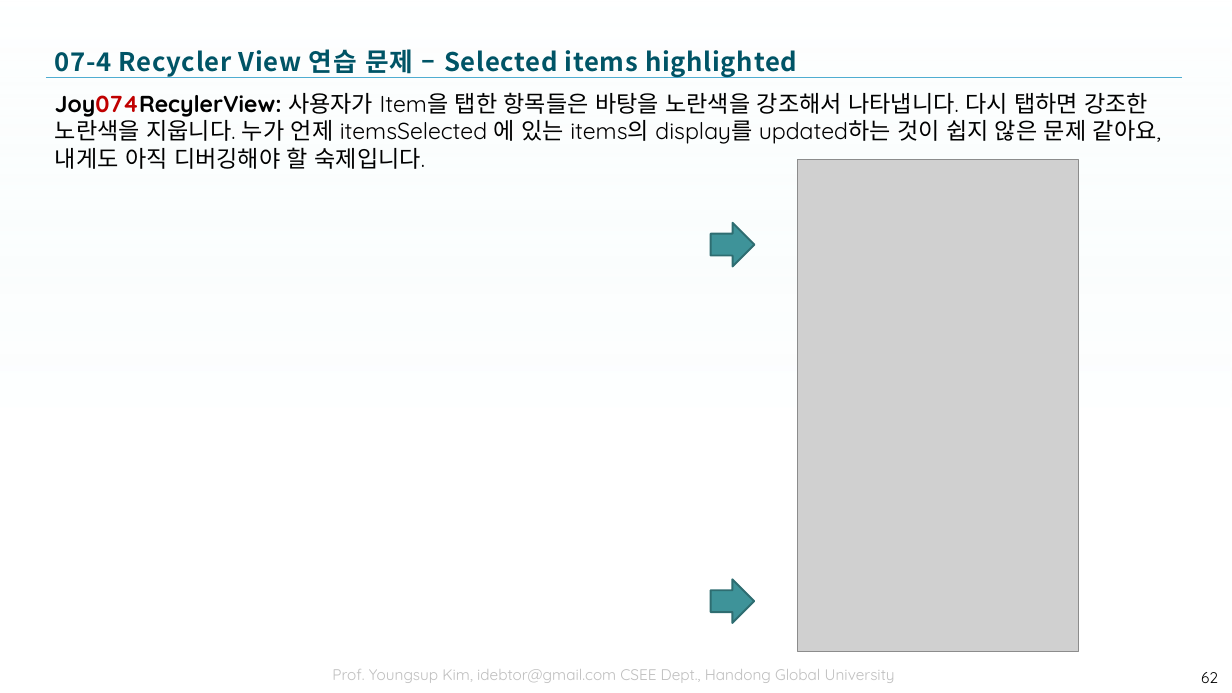
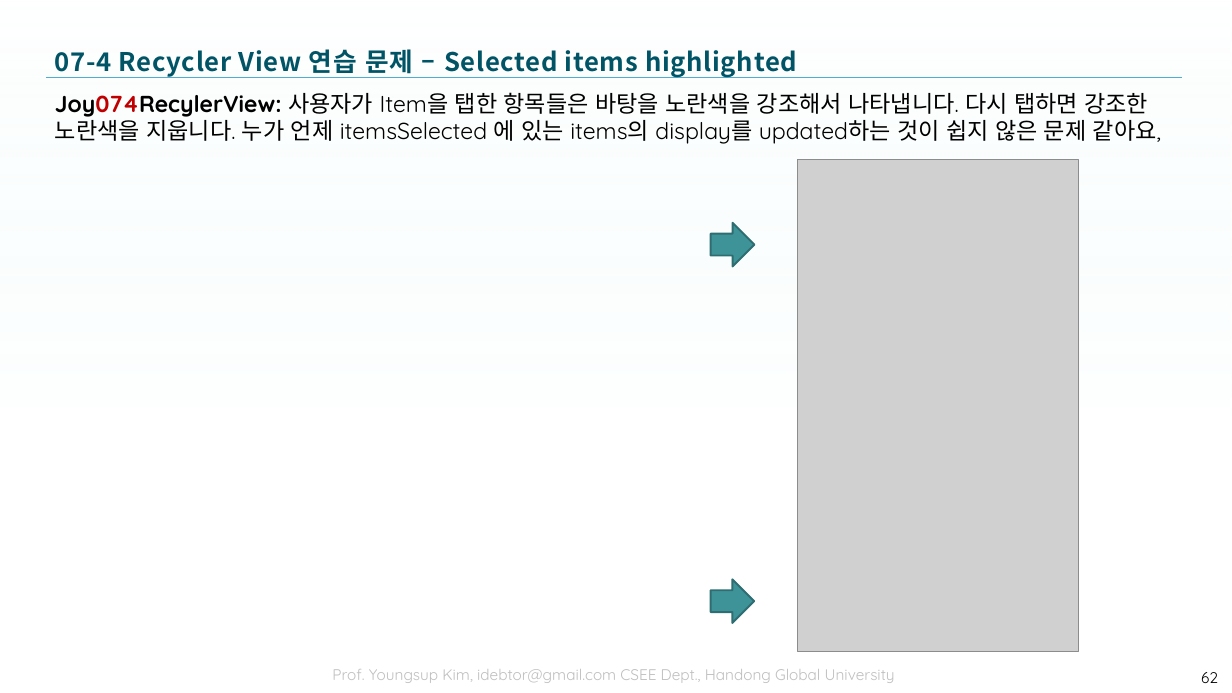
Before and after one commit to tae7841/HuStarAS, a slide deck: slide 62 of ppts/07Widget.pptx. Drawn at 1232x693 pixels with LibreOffice and Linux fonts; fonts in the diff are those of the drawing; grey boxes stand for pictures; background and template pictures are left out. Boxes give left, top, right and bottom in pixels: in the first picture for what was removed or moved away, otherwise in the second. Text is boxed around its words. In the diff, an @@ line names an element or a change of style, - is before the commit and + after.

```diff
--- a/ppts/07Widget.pptx
+++ b/ppts/07Widget.pptx
@@ text at (55,92,1161,144): text changed @@
-Joy074RecylerView: 사용자가 Item을 탭한 항목들은 바탕을 노란색을 강조해서 나타냅니다. 다시 탭하면 강조한 노란색을 지웁니다. 누가 언제 itemsSelected 에 있는 items의 display를 updated하는 것이 쉽지 않은 문제 같아요, 내게도 아직 디버깅해야 할 숙제입니다.
+Joy074RecylerView: 사용자가 Item을 탭한 항목들은 바탕을 노란색을 강조해서 나타냅니다. 다시 탭하면 강조한 노란색을 지웁니다. 누가 언제 itemsSelected 에 있는 items의 display를 updated하는 것이 쉽지 않은 문제 같아요,
```
Also in this commit, not shown: 6 other slides changed, 8 slides added.
